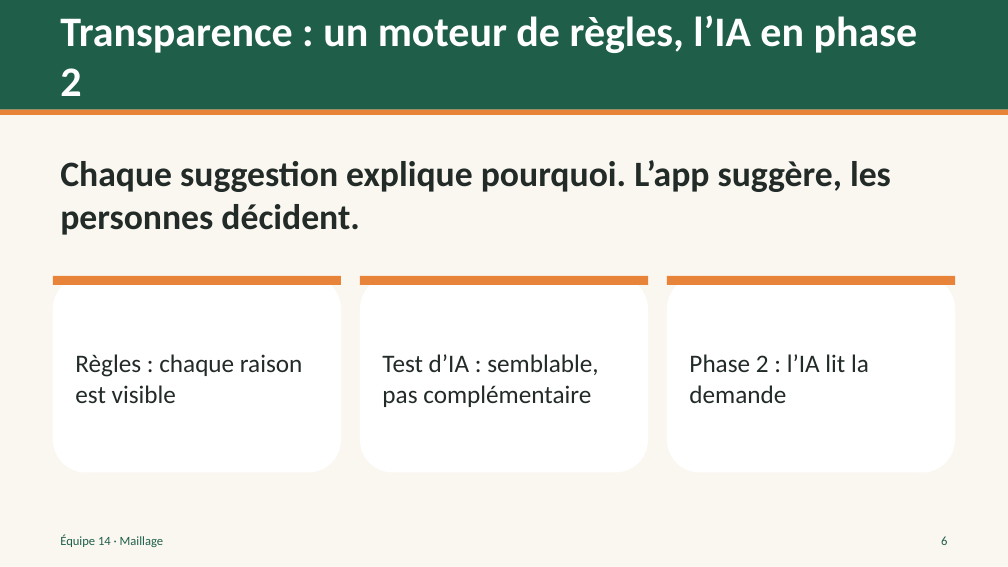
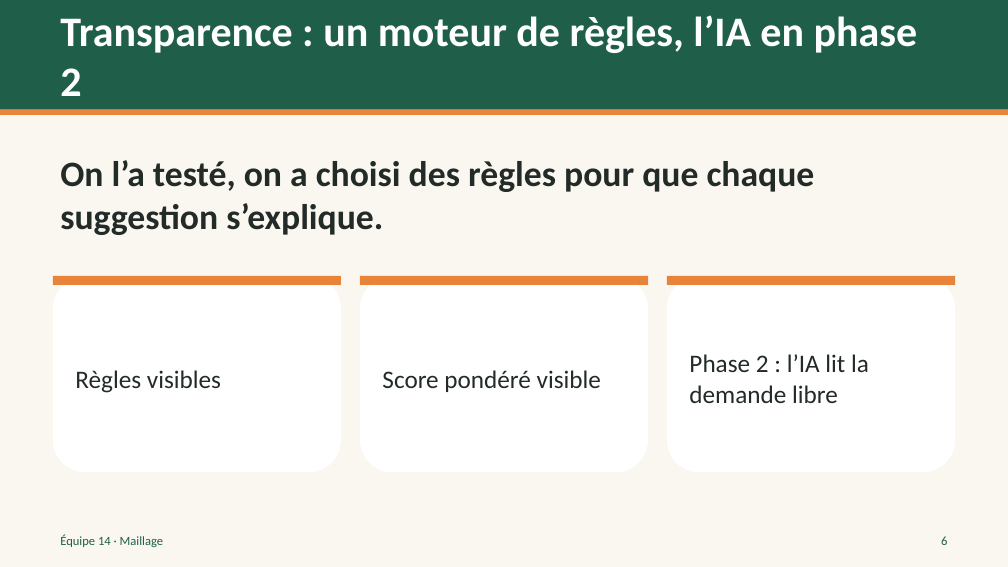
Before and after one commit to cianthiffault2006-png/hackathon-saint-roch-2026, a slide deck: slide 6 of docs/pitch/Maillage.pptx. Drawn at 1008x567 pixels with LibreOffice and Linux fonts; fonts in the diff are those of the drawing. Boxes give left, top, right and bottom in pixels: in the first picture for what was removed or moved away, otherwise in the second. Text is boxed around its words. In the diff, an @@ line names an element or a change of style, - is before the commit and + after.

Commit message:
Pitch: corrections du jury (sécurité, coût, boucle pilote, IA, score, preuves), pptx régénéré

```diff
--- a/docs/pitch/Maillage.pptx
+++ b/docs/pitch/Maillage.pptx
@@ text at (x1=60, y1=160, x2=815, y2=235): text changed @@
-Chaque suggestion explique pourquoi. L’app suggère, les personnes décident.
+On l’a testé, on a choisi des règles pour que chaque suggestion s’explique.
@@ text at (x1=689, y1=354, x2=869, y2=403): text changed @@
-Phase 2 : l’IA lit la demande
+Phase 2 : l’IA lit la demande libre
@@ text at (x1=75, y1=370, x2=221, y2=393): text changed @@
-Règles : chaque raison est visible
+Règles visibles
@@ text at (x1=382, y1=370, x2=601, y2=392): text changed @@
-Test d’IA : semblable, pas complémentaire
+Score pondéré visible
```
Also in this commit, not shown: 2 other slides changed, 3 other files.
